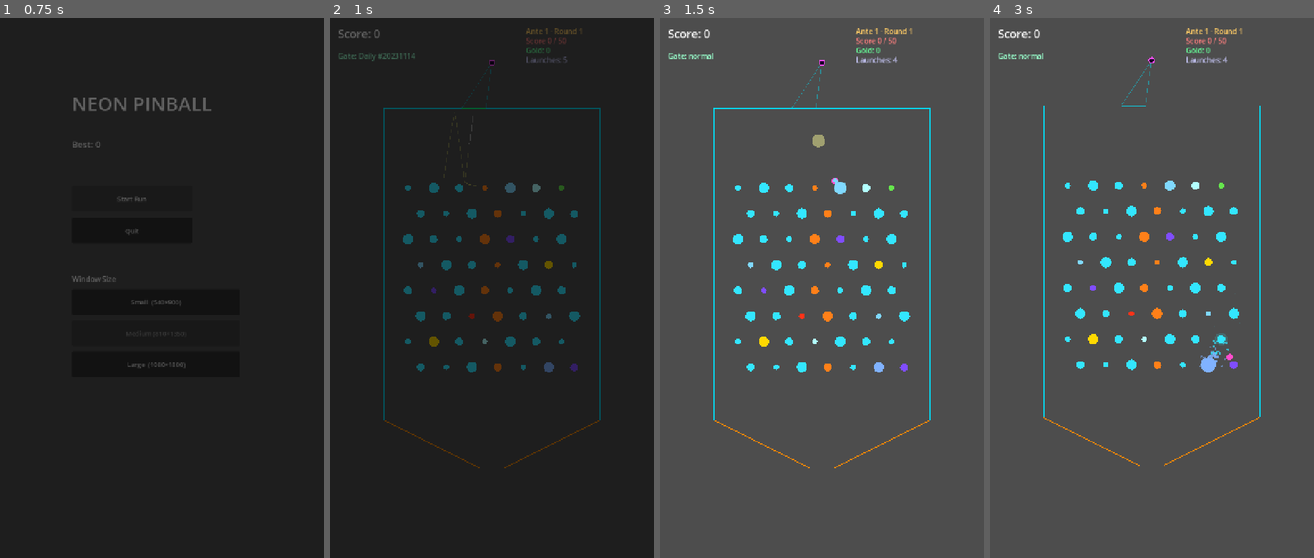
Above: before the commit, frames 1-4 (left to right).
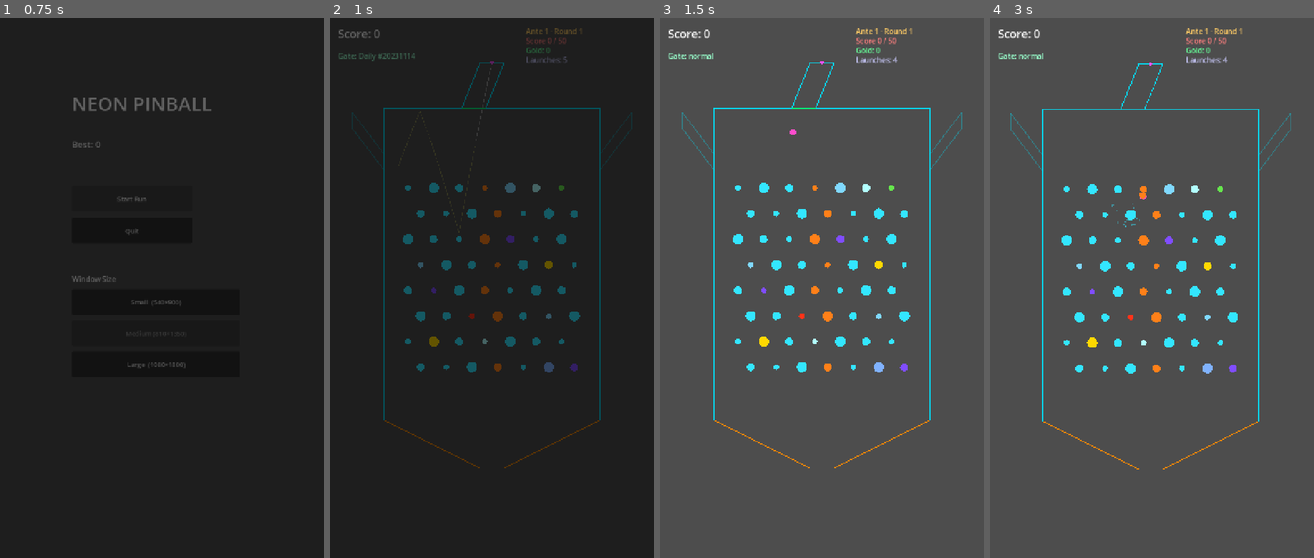
Above: after the commit, the same moments.

Repository: GencyZ/NeonPinball
Game: Godot game, scene res://scenes/main_menu.tscn
Same seed, same stepped clock (60 frames per second), same inputs: the game is played once before the commit and once after it.
Inputs (mouse positions are in pixels of both pictures, inside the frame that each line leads up to):
- Up to frame 1 (0.75 s): click "Start Run" at 0.5 s
- Up to frame 2 (1 s): no input
- Up to frame 3 (1.5 s): tap Enter at 1.25 s; move the mouse to (893, 261) at 1.27 s; hold D from 1.28 s (still down); tap Space at 1.35 s; click (893, 261) at 1.42 s
- Up to frame 4 (3 s): tap Space at 1.52, 1.82 s; release D at 2 s; drag from (1087, 315) to (1135, 396) at 2.02 s; move the mouse to (1184, 169) at 2.77 s; hold D from 2.78 s (still down); tap Alt at 2.85 s; click (1184, 169) at 2.92 s

Frame 1 is identical in both runs. In frame 2, 0.2% of the frame differs, in the area x 6-94%, y 7-40%; in frame 3, 0.4%; in frame 4, 3.6%, in the area x 6-93%, y 7-84%.

Commit message:
feat(phase2): physical channel walls + launcher spawns at LAUNCHER_POS
- entry_resolver: add channel_dir(), rewrite make_ball() to spawn at
  LAUNCHER_POS with ±20° clamp relative to channel centerline
- board_view: add _channel_segs() with true parallel wall geometry
  (gate edge direction offset), CHANNEL_REST=0.65, draw solid walls
  with launcher end-cap dot; active edge = cyan, inactive = dimmed
- input_controller: use channel_dir for mouse aim, launcher_pos as
  reference, reduce A/D to 45°/s, clamp ±20°
- tests: update test_entry_resolver to GAME_RECT for make_ball tests,
  replace inward-normal assertions with channel_dir semantics

Co-Authored-By: Claude Sonnet 4.6 <noreply@anthropic.com>

Diff:
--- a/game/sim/entry_resolver.gd
+++ b/game/sim/entry_resolver.gd
@@ -36,10 +36,14 @@
 				&"normal": Vector2.LEFT
 			}
 
-# 瞄准：法线旋转 aim_offset 弧度，夹紧在 ±60° 朝内锥角内。
-static func make_ball(edge: int, t: float, aim_offset: float,
+# 通道方向：从发射器位置指向门中心，归一化。
+static func channel_dir(edge: int, rect: Rect2) -> Vector2:
+	var gate_center: Vector2 = resolve(edge, LAUNCHER_T[edge], rect)[&"pos"]
+	return (gate_center - LAUNCHER_POS[edge]).normalized()
+
+# 球从发射器位置生成，沿通道方向旋转 aim_offset 弧度，夹紧在 ±20°。
+static func make_ball(edge: int, _t: float, aim_offset: float,
 					speed: float, radius: float, rect: Rect2) -> BallState:
-	var r := resolve(edge, t, rect)
-	var clamped := clampf(aim_offset, -PI / 3.0, PI / 3.0)
-	var dir: Vector2 = r[&"normal"].rotated(clamped)
-	return BallState.new(r[&"pos"], dir * speed, radius)
+	var clamped := clampf(aim_offset, -PI / 9.0, PI / 9.0)
+	var dir: Vector2 = channel_dir(edge, rect).rotated(clamped)
+	return BallState.new(LAUNCHER_POS[edge], dir * speed, radius)
--- a/game/tests/test_entry_resolver.gd
+++ b/game/tests/test_entry_resolver.gd
@@ -1,32 +1,58 @@
 extends GutTest
 
-const RECT := Rect2(0, 0, 200, 400)
+const SMALL_RECT := Rect2(0, 0, 200, 400)   # synthetic rect for resolve() tests
+const GAME_RECT  := Rect2(135, 225, 540, 900) # real rect for make_ball / channel_dir tests
+
+# ── resolve() ──────────────────────────────────────────────────────────────────
 
 func test_top_edge_mid_pos_and_normal() -> void:
-	var r := EntryResolver.resolve(EntryResolver.BoardEdge.TOP, 0.5, RECT)
+	var r := EntryResolver.resolve(EntryResolver.BoardEdge.TOP, 0.5, SMALL_RECT)
 	assert_eq(r[&"pos"], Vector2(100, 0), "top edge mid → pos at (100,0)")
 	assert_eq(r[&"normal"], Vector2.DOWN, "top normal points down")
 
 func test_right_edge_quarter() -> void:
-	var r := EntryResolver.resolve(EntryResolver.BoardEdge.RIGHT, 0.25, RECT)
+	var r := EntryResolver.resolve(EntryResolver.BoardEdge.RIGHT, 0.25, SMALL_RECT)
 	assert_eq(r[&"pos"], Vector2(200, 100), "right edge t=0.25 → (200,100)")
 	assert_eq(r[&"normal"], Vector2.LEFT, "right normal points left")
 
 func test_left_edge_three_quarter() -> void:
-	var r := EntryResolver.resolve(EntryResolver.BoardEdge.LEFT, 0.75, RECT)
+	var r := EntryResolver.resolve(EntryResolver.BoardEdge.LEFT, 0.75, SMALL_RECT)
 	assert_eq(r[&"pos"], Vector2(0, 300), "left edge t=0.75 → (0,300)")
 	assert_eq(r[&"normal"], Vector2.RIGHT, "left normal points right")
 
-func test_make_ball_zero_aim_points_inward() -> void:
-	var ball := EntryResolver.make_ball(
-		EntryResolver.BoardEdge.TOP, 0.5, 0.0, 100.0, 5.0, RECT)
-	assert_almost_eq(ball.vel.x, 0.0, 1e-3, "zero aim → no lateral drift")
-	assert_gt(ball.vel.y, 0.0, "velocity points into board (down)")
-	assert_almost_eq(ball.vel.length(), 100.0, 1e-3, "speed == 100")
+# ── channel_dir() ──────────────────────────────────────────────────────────────
+
+func test_channel_dir_points_toward_gate() -> void:
+	for edge in [EntryResolver.BoardEdge.TOP, EntryResolver.BoardEdge.LEFT,
+				 EntryResolver.BoardEdge.RIGHT]:
+		var cd := EntryResolver.channel_dir(edge, GAME_RECT)
+		var gate_pos := EntryResolver.resolve(edge, EntryResolver.LAUNCHER_T[edge], GAME_RECT)[&"pos"]
+		var expected := (gate_pos - EntryResolver.LAUNCHER_POS[edge]).normalized()
+		assert_almost_eq(cd.x, expected.x, 1e-4, "channel_dir.x edge %d" % edge)
+		assert_almost_eq(cd.y, expected.y, 1e-4, "channel_dir.y edge %d" % edge)
+		assert_almost_eq(cd.length(), 1.0, 1e-4, "channel_dir normalized edge %d" % edge)
+
+# ── make_ball() ────────────────────────────────────────────────────────────────
+
+func test_make_ball_starts_at_launcher_pos() -> void:
+	for edge in [EntryResolver.BoardEdge.TOP, EntryResolver.BoardEdge.LEFT,
+				 EntryResolver.BoardEdge.RIGHT]:
+		var ball := EntryResolver.make_ball(edge, 0.5, 0.0, 100.0, 5.0, GAME_RECT)
+		assert_eq(ball.pos, EntryResolver.LAUNCHER_POS[edge],
+				  "ball spawns at launcher pos for edge %d" % edge)
+
+func test_make_ball_zero_aim_aligns_with_channel() -> void:
+	var edge := EntryResolver.BoardEdge.TOP
+	var ball := EntryResolver.make_ball(edge, 0.5, 0.0, 100.0, 5.0, GAME_RECT)
+	var cd := EntryResolver.channel_dir(edge, GAME_RECT)
+	assert_almost_eq(ball.vel.normalized().x, cd.x, 1e-3, "vel direction x matches channel")
+	assert_almost_eq(ball.vel.normalized().y, cd.y, 1e-3, "vel direction y matches channel")
+	assert_almost_eq(ball.vel.length(), 100.0, 1e-3, "speed preserved")
 
 func test_make_ball_clamps_extreme_aim() -> void:
-	# aim_offset = 999 应被夹紧到 ±80°（±1.396 rad）
-	var ball := EntryResolver.make_ball(
-		EntryResolver.BoardEdge.TOP, 0.5, 999.0, 100.0, 5.0, RECT)
-	# 夹紧后方向仍朝棋盘内（y > 0）
-	assert_gt(ball.vel.y, 0.0, "even extreme aim stays inward")
+	var edge := EntryResolver.BoardEdge.TOP
+	var cd := EntryResolver.channel_dir(edge, GAME_RECT)
+	# 999 rad clamped to ±20°; ball should still have positive dot with channel_dir
+	var ball := EntryResolver.make_ball(edge, 0.5, 999.0, 100.0, 5.0, GAME_RECT)
+	assert_gt(ball.vel.dot(cd), 0.0, "clamped aim still travels toward board")
+	assert_almost_eq(ball.vel.length(), 100.0, 1e-3, "speed preserved after clamp")
--- a/game/view/board_view.gd
+++ b/game/view/board_view.gd
@@ -127,6 +127,7 @@
 
 const WALL_REST := 0.82
 const FUNNEL_REST := 0.05
+const CHANNEL_REST := 0.65
 
 const _GATE_LOCAL := {
 	EntryResolver.BoardEdge.LEFT:  [Vector2(0, 115),   Vector2(0, 155)],
@@ -166,6 +167,24 @@
 	var g: Array = _GATE_LOCAL[edge]
 	return {&"a": o + g[0], &"b": o + g[1], &"restitution": WALL_REST}
 
+# 通道两侧平行墙段：从发射器两端连到门两端，完全平行于通道中心线。
+func _channel_segs(edge: int) -> Array:
+	var lp: Vector2 = EntryResolver.LAUNCHER_POS[edge]
+	var glocal: Array = _GATE_LOCAL[edge]
+	var gate_a: Vector2 = _rect.position + glocal[0]
+	var gate_b: Vector2 = _rect.position + glocal[1]
+	# 门边缘方向及半宽（即通道半宽）
+	var gate_vec: Vector2 = glocal[1] - glocal[0]
+	var gate_dir: Vector2 = gate_vec.normalized()
+	var hw: float = gate_vec.length() * 0.5
+	# 发射器两端点（沿门边缘方向偏移，使两侧墙平行）
+	var lp_a: Vector2 = lp + gate_dir * hw   # +side → gate_b
+	var lp_b: Vector2 = lp - gate_dir * hw   # -side → gate_a
+	return [
+		{&"a": lp_a, &"b": gate_b, &"restitution": CHANNEL_REST},
+		{&"a": lp_b, &"b": gate_a, &"restitution": CHANNEL_REST},
+	]
+
 func _rebuild_wall_segs(close_active_gate: bool) -> void:
 	var segs: Array = _funnel_segs()
 	for edge in [EntryResolver.BoardEdge.LEFT, EntryResolver.BoardEdge.TOP,
@@ -173,6 +192,7 @@
 		segs.append_array(_wall_segs_for_edge(edge))
 		if close_active_gate or edge != _entry_edge:
 			segs.append(_gate_seg(edge))
+		segs.append_array(_channel_segs(edge))
 	_sim.set_wall_segs(segs)
 
 func set_active_gate(gate_id: StringName) -> void:
@@ -500,15 +520,17 @@
 		var seg := _gate_seg(edge)
 		draw_line(seg[&"a"], seg[&"b"], col, 3.0)
 
-	# Draw channel lines (visual only) for active launcher
-	var lp: Vector2 = EntryResolver.LAUNCHER_POS[_entry_edge]
-	var glocal: Array = _GATE_LOCAL[_entry_edge]
-	draw_line(o + glocal[0], lp, Color(cyan, 0.4), 1.5)
-	draw_line(o + glocal[1], lp, Color(cyan, 0.4), 1.5)
-
-	# Draw launcher indicator (crosshair circle)
-	draw_circle(lp, 8.0, Color(1.0, 0.3, 1.0, 0.9))
-	draw_circle(lp, 5.0, Color(0.1, 0.0, 0.15, 1.0))
+	# Draw channel walls for all launchers (active = full, inactive = dimmed)
+	for edge in [EntryResolver.BoardEdge.LEFT, EntryResolver.BoardEdge.TOP,
+				 EntryResolver.BoardEdge.RIGHT]:
+		var chan_segs: Array = _channel_segs(edge)
+		var col := cyan if edge == _entry_edge else Color(0.0, 0.9, 1.0, 0.3)
+		for seg in chan_segs:
+			draw_line(seg[&"a"], seg[&"b"], col, 2.5)
+		# Launcher end cap (closing bar across the launcher opening)
+		draw_line(chan_segs[0][&"a"], chan_segs[1][&"a"], col, 2.5)
+	# Active launcher center dot
+	draw_circle(EntryResolver.LAUNCHER_POS[_entry_edge], 4.0, Color(1.0, 0.3, 1.0, 0.9))
 
 func _draw() -> void:
 	for peg in _pegs:
--- a/game/view/input_controller.gd
+++ b/game/view/input_controller.gd
@@ -22,25 +22,24 @@
 
 	var r: Rect2 = _board.rect
 	var t: float = EntryResolver.LAUNCHER_T[_edge]
-	var entry: Dictionary = EntryResolver.resolve(_edge, t, r)
-	var gate_pos: Vector2 = entry[&"pos"]
-	var inward_n: Vector2 = entry[&"normal"]
+	var chan_dir: Vector2 = EntryResolver.channel_dir(_edge, r)
+	var launcher_pos: Vector2 = EntryResolver.LAUNCHER_POS[_edge]
 
-	# Mouse sets aim angle when it moves
+	# Mouse sets aim angle relative to channel centerline
 	var mouse: Vector2 = _board.get_local_mouse_position()
 	if mouse.distance_squared_to(_last_mouse) > 1.0:
 		_last_mouse = mouse
-		var to_mouse := mouse - gate_pos
+		var to_mouse := mouse - launcher_pos
 		if to_mouse.length_squared() > 1.0:
-			_aim = inward_n.angle_to(to_mouse.normalized())
+			_aim = chan_dir.angle_to(to_mouse.normalized())
 
-	# A/D fine-tunes
+	# A/D fine-tunes at 45°/s
 	if Input.is_key_pressed(KEY_A):
-		_aim -= deg_to_rad(90.0) * delta
+		_aim -= deg_to_rad(45.0) * delta
 	if Input.is_key_pressed(KEY_D):
-		_aim += deg_to_rad(90.0) * delta
+		_aim += deg_to_rad(45.0) * delta
 
-	_aim = clampf(_aim, -PI / 3.0, PI / 3.0)
+	_aim = clampf(_aim, -PI / 9.0, PI / 9.0)  # ±20°
 
 	_board.set_entry(_edge, t)
 
